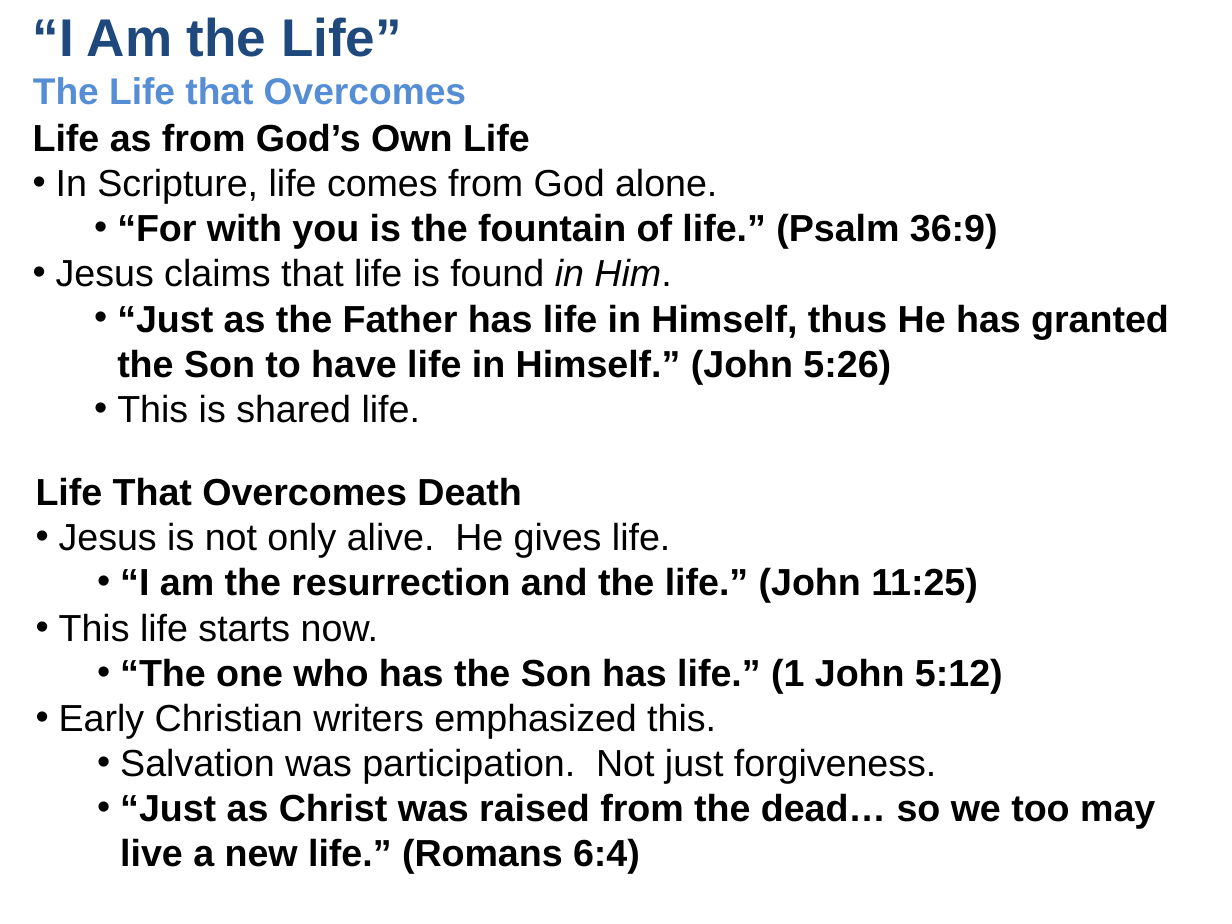
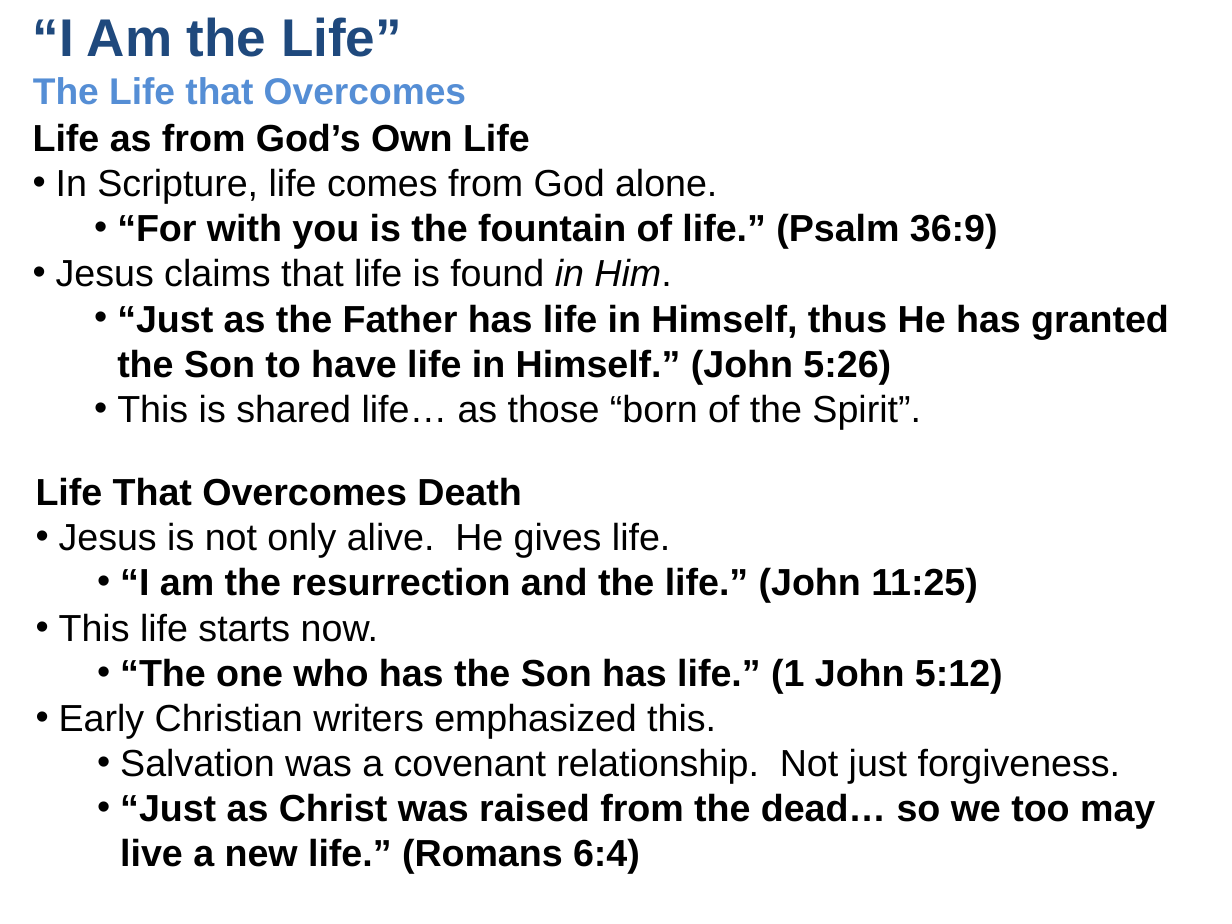
Before and after one commit to UsefulEngines/EvangelismPublic, a slide deck: slide 6 of 2026-Q1/Devotions/2025-12-28-WayTruthLife.pptx. Drawn at 1232x924 pixels with LibreOffice and Linux fonts; fonts in the diff are those of the drawing. Boxes give left, top, right and bottom in pixels: in the first picture for what was removed or moved away, otherwise in the second. Text is boxed around its words. In the diff, an @@ line names an element or a change of style, - is before the commit and + after.

```diff
--- a/2026-Q1/Devotions/2025-12-28-WayTruthLife.pptx
+++ b/2026-Q1/Devotions/2025-12-28-WayTruthLife.pptx
@@ text at [117,394,921,429]: text changed @@
-  • This is shared life.
+  • This is shared life… as those “born of the Spirit”.
@@ text at [120,748,1120,784]: text changed @@
-  • Salvation was participation. Not just forgiveness.
+  • Salvation was a covenant relationship. Not just forgiveness.
```
Also in this commit, not shown: 3 other slides changed, 1 other file.
